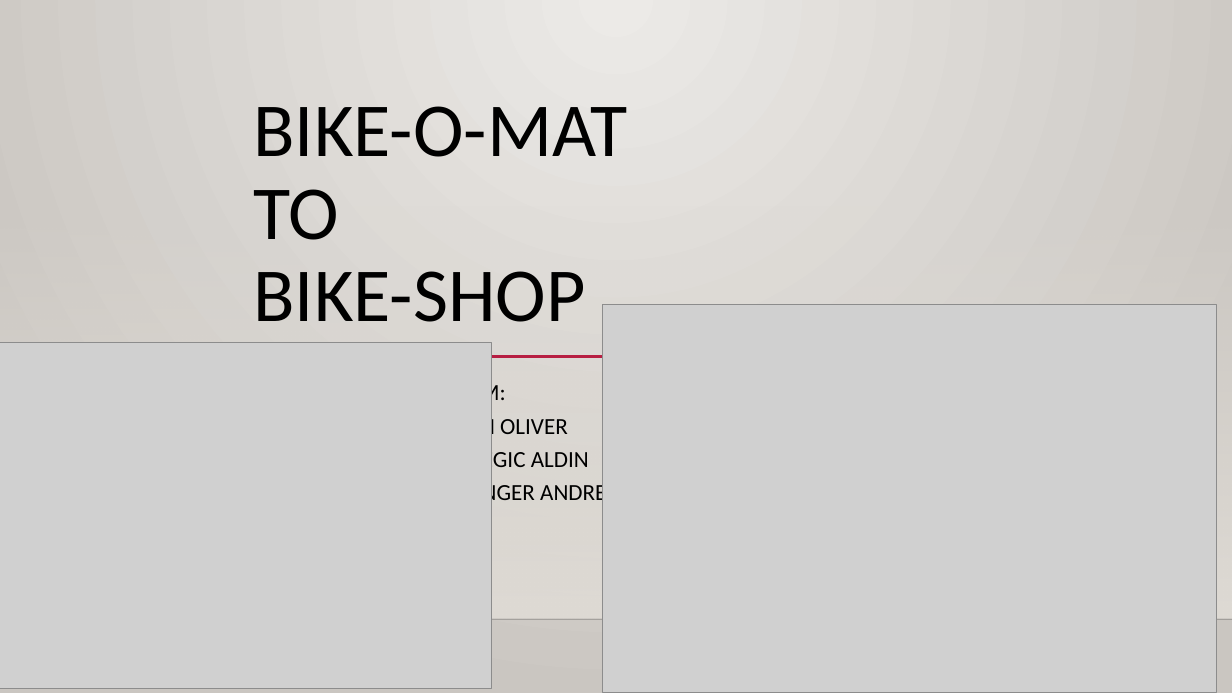
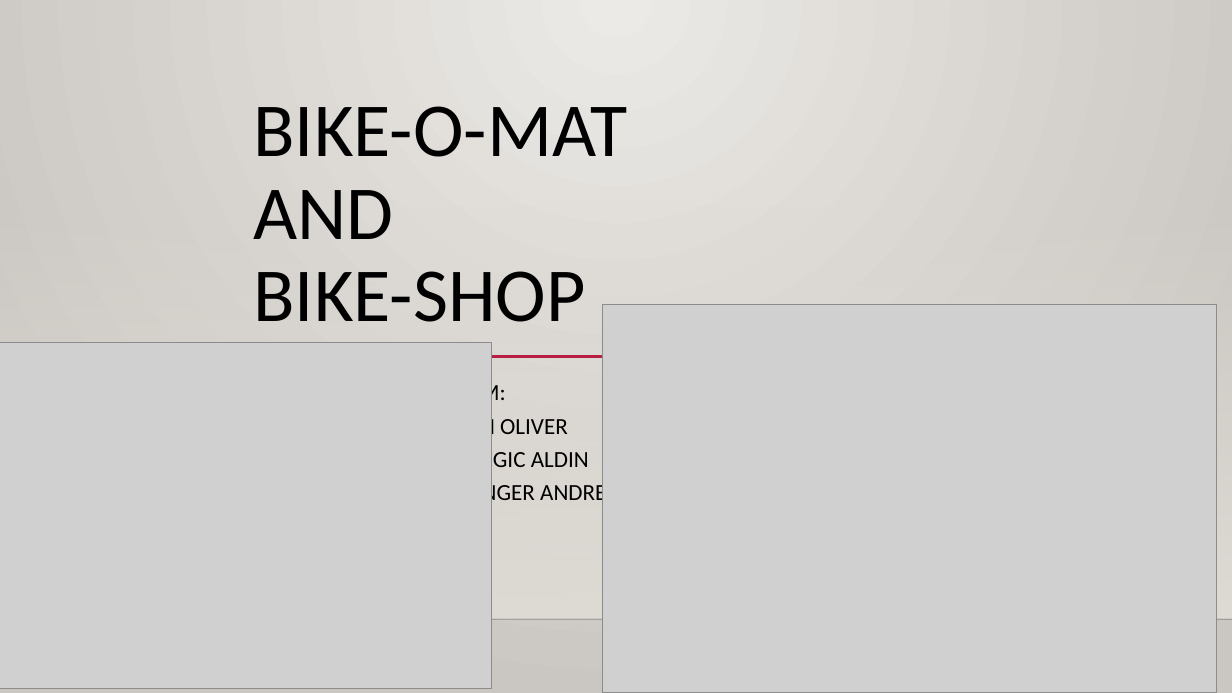
Before and after one commit to AndiSelinger/Bike-Shop, a slide deck: slide 1 of projectfiles/Präsentation/Bike-ShopPräsentation.pptx. Drawn at 1232x693 pixels with LibreOffice and Linux fonts; fonts in the diff are those of the drawing; grey boxes stand for pictures; background and template pictures are left out. Boxes give left, top, right and bottom in pixels: in the first picture for what was removed or moved away, otherwise in the second. Text is boxed around its words. In the diff, an @@ line names an element or a change of style, - is before the commit and + after.

```diff
--- a/projectfiles/Präsentation/Bike-ShopPräsentation.pptx
+++ b/projectfiles/Präsentation/Bike-ShopPräsentation.pptx
@@ title at (254,106,628,322): text changed @@
-BIKE-O-MAT
-TO
-BIKE-SHOP
+BIKE-O-MAT
+AND
+BIKE-SHOP
```
Also in this commit, not shown: 1 other slide changed, 1 slide added, 1 slide removed.
